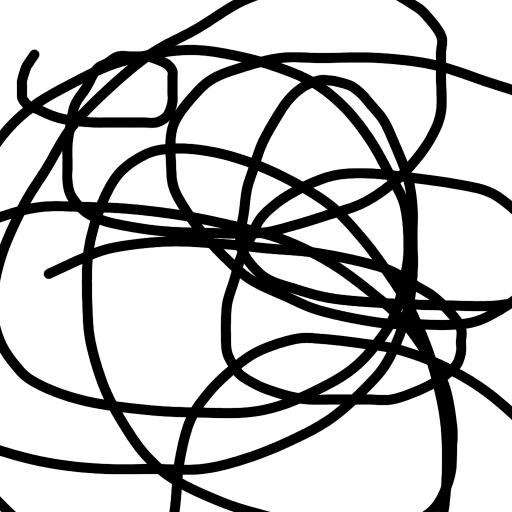
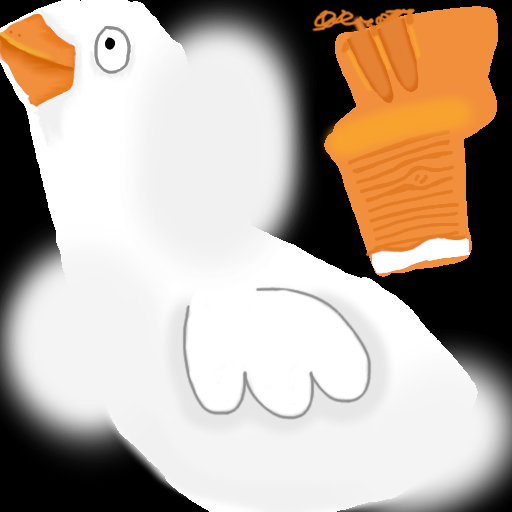
Layers edited between the first and the second 512×512 image:
added layer "Layer #1" above "Layer" over left=182, top=286, right=372, bottom=421
painted on "Layer" over left=0, top=0, right=512, bottom=512
painted on "Background" over left=0, top=0, right=512, bottom=512
